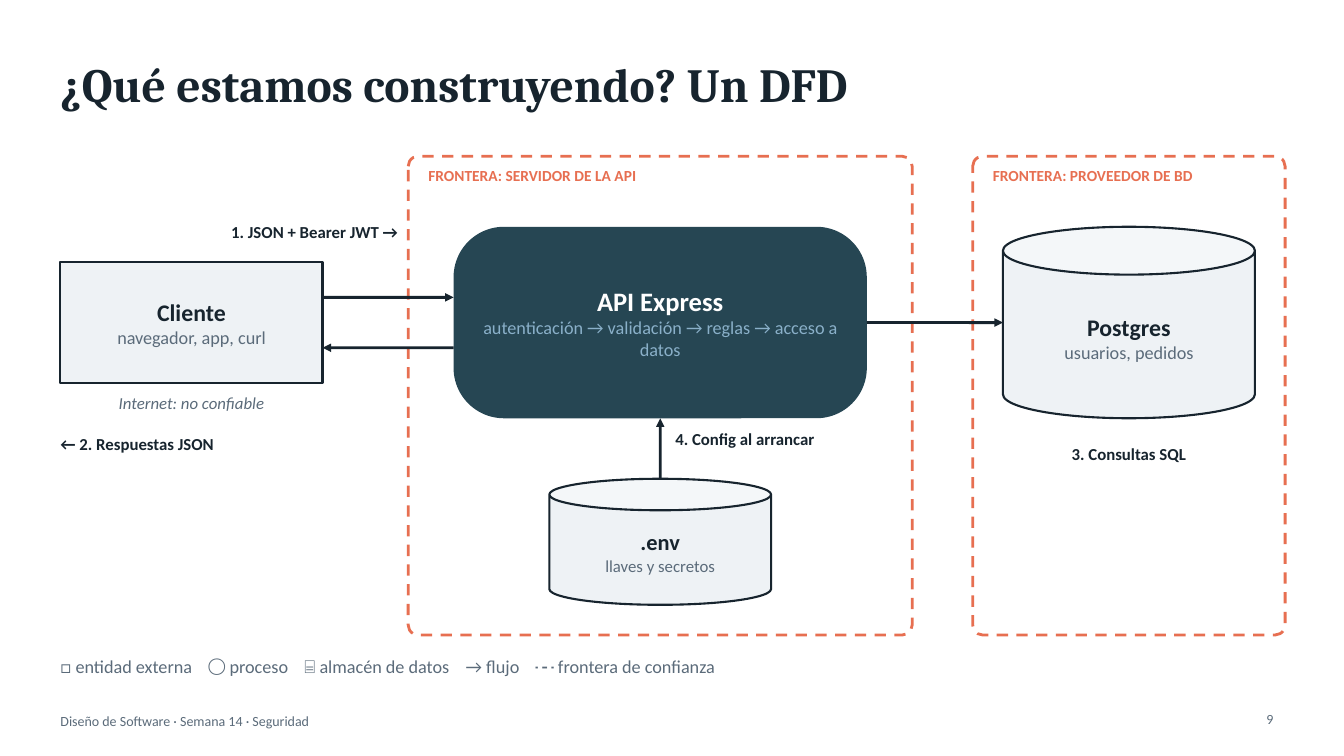
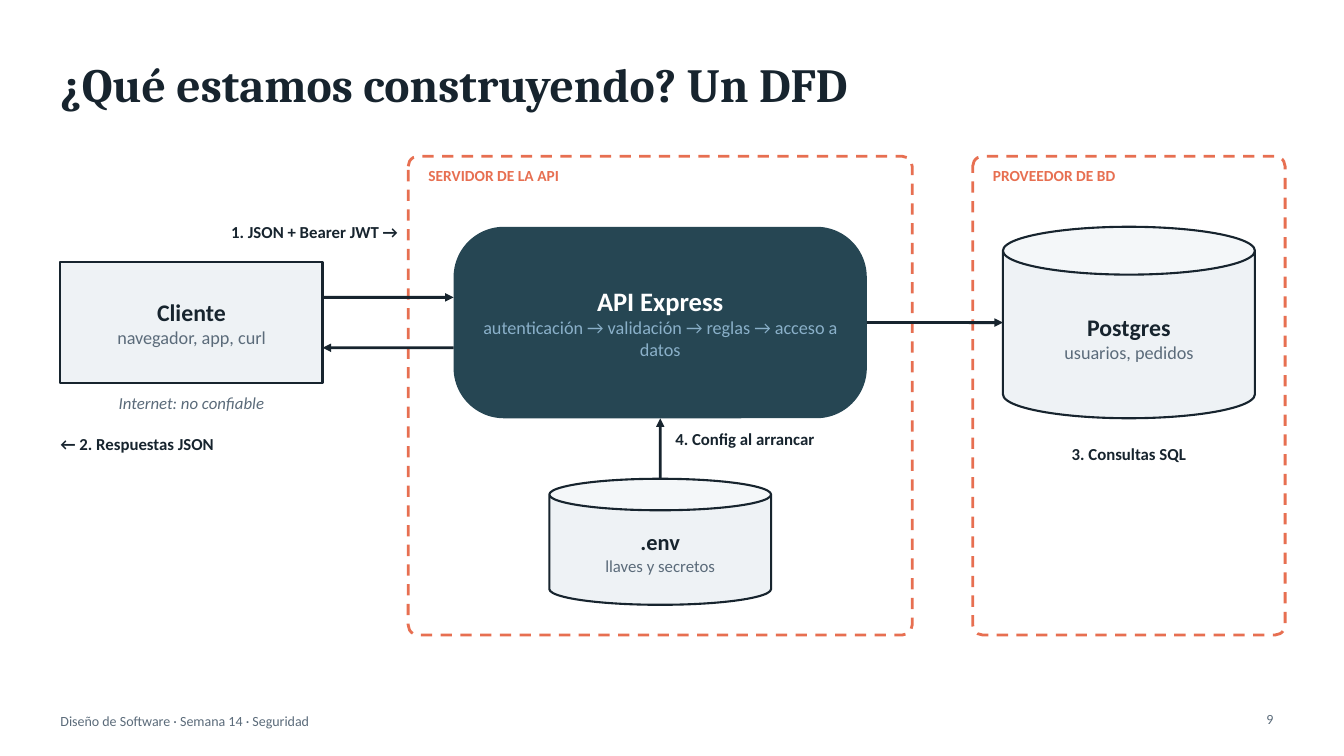
Before and after one commit to JonathanSolisP/design-course, a slide deck: slide 9 of Semana 14/Seguridad en el diseño de sistemas.pptx. Drawn at 1344x756 pixels with LibreOffice and Linux fonts; fonts in the diff are those of the drawing. Boxes give left, top, right and bottom in pixels: in the first picture for what was removed or moved away, otherwise in the second. Text is boxed around its words. In the diff, an @@ line names an element or a change of style, - is before the commit and + after.

```diff
--- a/Semana 14/Seguridad en el diseño de sistemas.pptx
+++ b/Semana 14/Seguridad en el diseño de sistemas.pptx
@@ text at (428, 171, 559, 181): text changed @@
-FRONTERA: SERVIDOR DE LA API
+SERVIDOR DE LA API
@@ text at (993, 171, 1115, 181): text changed @@
-FRONTERA: PROVEEDOR DE BD
+PROVEEDOR DE BD
@@ text removed at (76, 660, 715, 676) @@
-□ entidad externa ◯ proceso ⌸ almacén de datos → flujo ┅ frontera de confianza
```
Also in this commit, not shown: 9 other slides changed.
